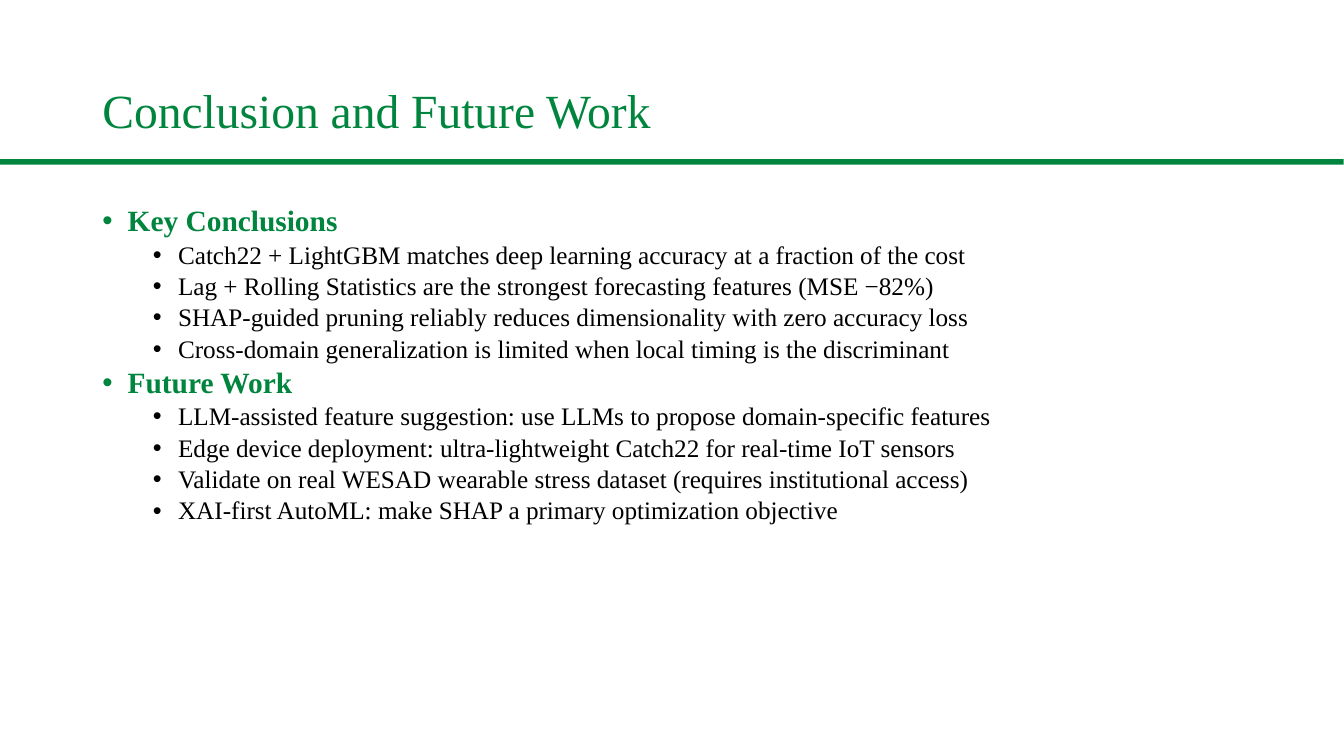
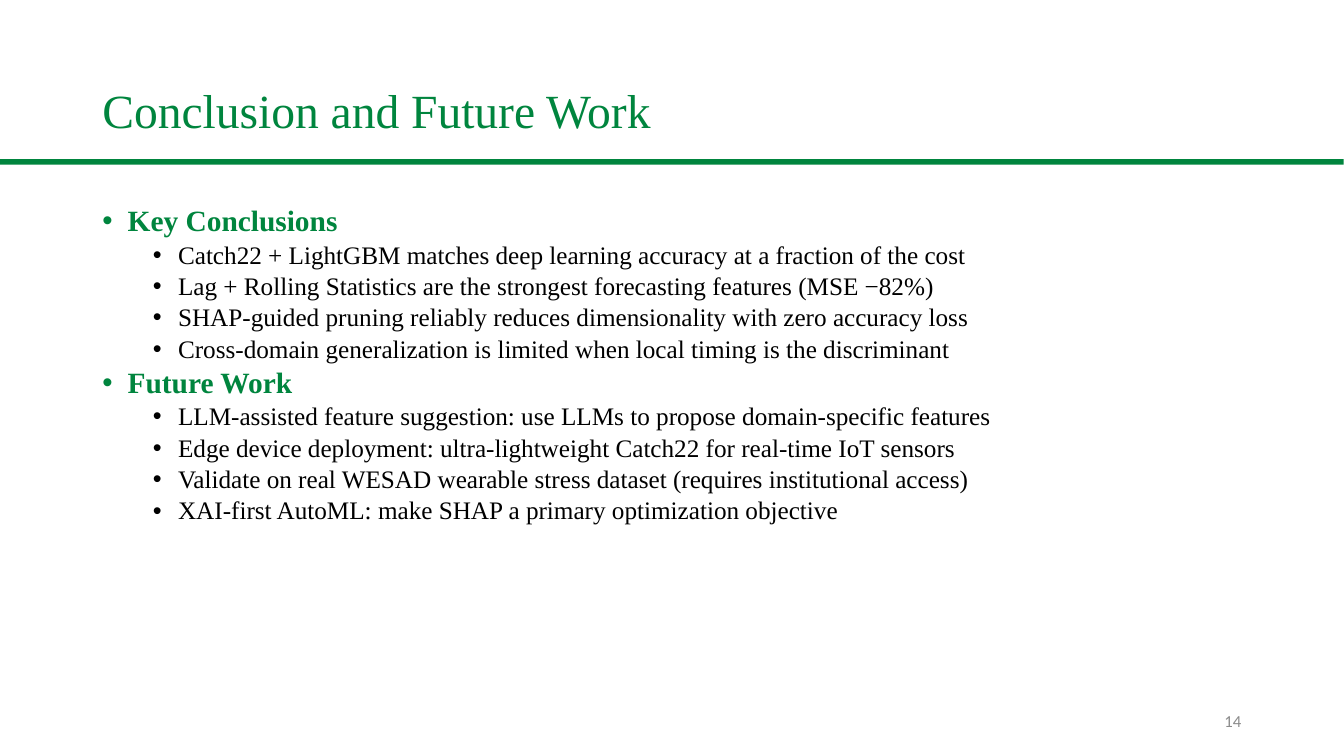
Before and after one commit to Ash-projects-personal/CSCE5222-Group18-FeatureEngineering, a slide deck: slide 14 of slides/Group18_UNT_Presentation.pptx. Drawn at 1344x756 pixels with LibreOffice and Linux fonts; fonts in the diff are those of the drawing; background and template pictures are left out. Boxes give left, top, right and bottom in pixels: in the first picture for what was removed or moved away, otherwise in the second. Text is boxed around its words. In the diff, an @@ line names an element or a change of style, - is before the commit and + after.

```diff
--- a/slides/Group18_UNT_Presentation.pptx
+++ b/slides/Group18_UNT_Presentation.pptx
@@ page number added at <box>1224,716,1241,727</box>, 12 pt, text #8C8C8C @@
+14
```
Also in this commit, not shown: 7 other slides changed, 1 slide added, 1 slide removed, 1 other file.
